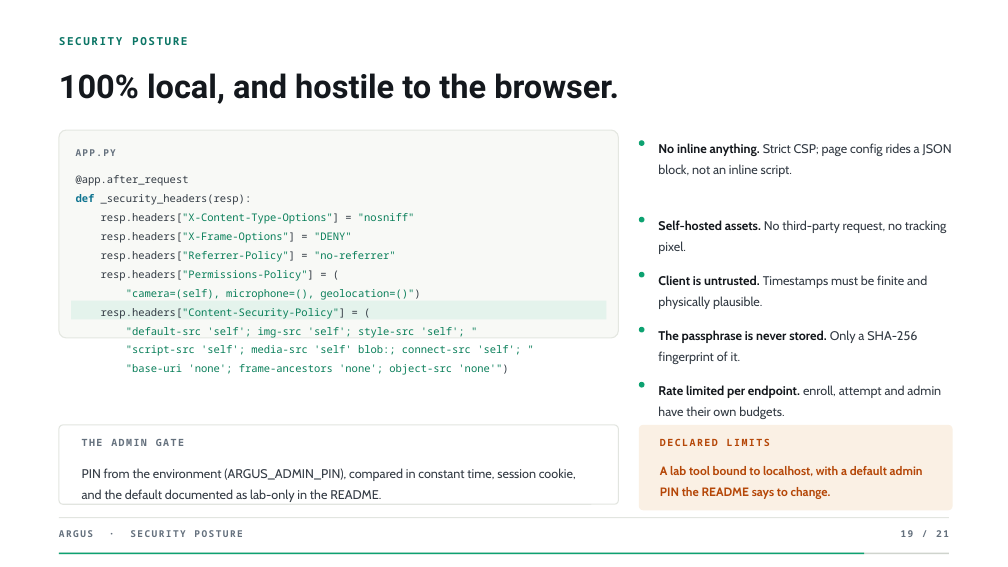
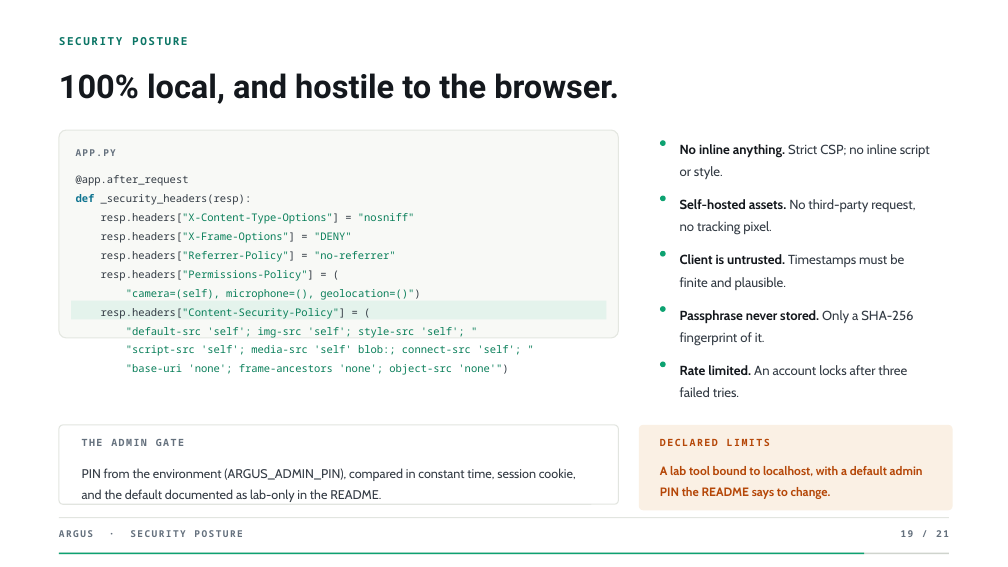
Before and after one commit to Harshit-3114/ARGUS, a slide deck: slide 19 of ARGUS-presentation.pptx. Drawn at 1008x567 pixels with LibreOffice and Linux fonts; fonts in the diff are those of the drawing; background and template pictures are left out. Boxes give left, top, right and bottom in pixels: in the first picture for what was removed or moved away, otherwise in the second. Text is boxed around its words. In the diff, an @@ line names an element or a change of style, - is before the commit and + after.

```diff
--- a/ARGUS-presentation.pptx
+++ b/ARGUS-presentation.pptx
@@ ellipse: place and size @@
-ellipse at bbox=[639, 140, 644, 145]
+ellipse at bbox=[660, 140, 665, 145]
@@ text at bbox=[680, 144, 930, 179]: text changed; size 12 to 12.5 pt @@
-No inline anything. Strict CSP; page config rides a JSON block, not an inline script.
+No inline anything. Strict CSP; no inline script or style.
@@ 4 ellipses: place and size @@
-4 ellipses at bbox=[639, 217, 644, 387]
+4 ellipses at bbox=[660, 196, 665, 367]
@@ text "Self-hosted assets. No third-party request, ...": place and size @@
-text "Self-hosted assets. No third-party request, ..." at bbox=[658, 220, 947, 254]
+text "Self-hosted assets. No third-party request, ..." at bbox=[680, 199, 915, 235]
@@ text "Self-hosted assets. No third-party request, ..." at bbox=[680, 199, 915, 235]: size 12 to 12.5 pt @@
@@ text at bbox=[680, 254, 904, 290]: text changed; size 12 to 12.5 pt @@
-Client is untrusted. Timestamps must be finite and physically plausible.
+Client is untrusted. Timestamps must be finite and plausible.
@@ text at bbox=[680, 310, 913, 346]: text changed; size 12 to 12.5 pt @@
-The passphrase is never stored. Only a SHA-256 fingerprint of it.
+Passphrase never stored. Only a SHA-256 fingerprint of it.
@@ text at bbox=[680, 365, 907, 397]: text changed; size 12 to 12.5 pt @@
-Rate limited per endpoint. enroll, attempt and admin have their own budgets.
+Rate limited. An account locks after three failed tries.
```
Also in this commit, not shown: 5 other slides changed.
